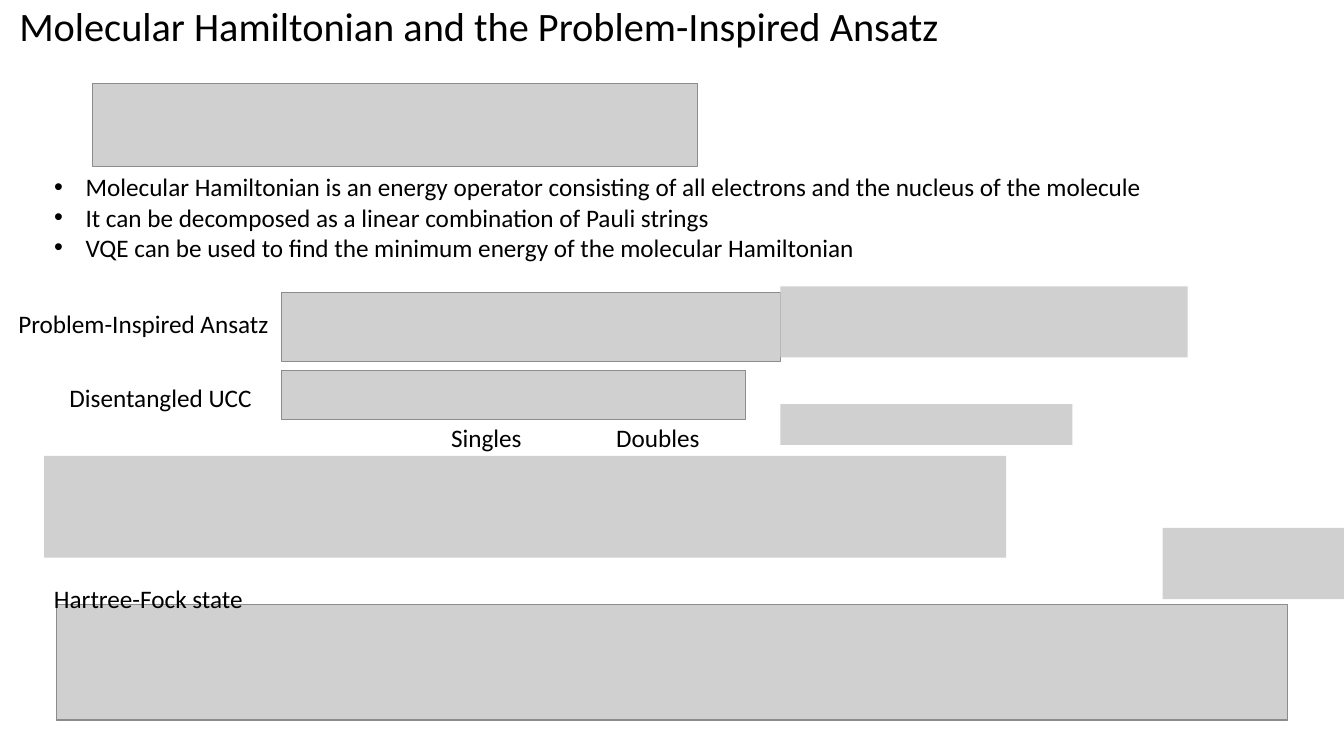
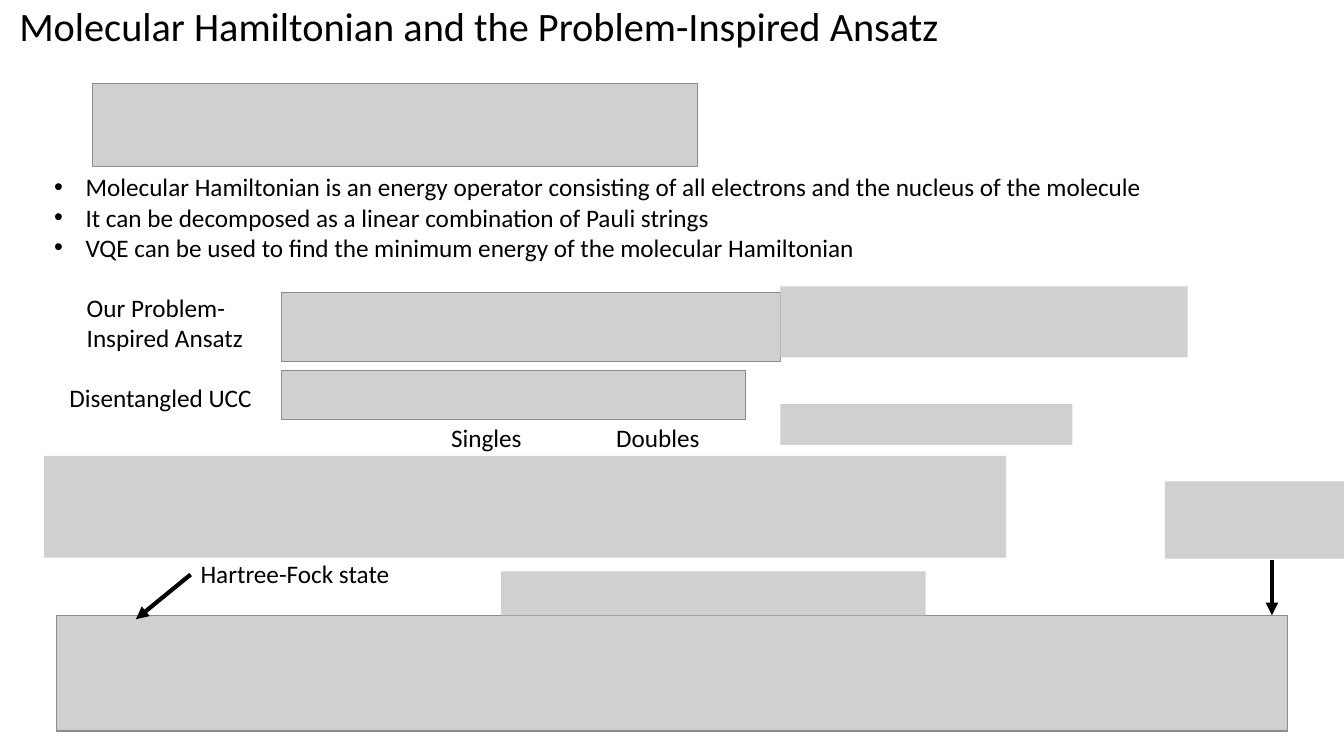
Before and after one commit to cheechonghian/Qanything_Chem_Project_Final, a slide deck: slide 3 of Qanything Results Presentation.pptx. Drawn at 1344x756 pixels with LibreOffice and Linux fonts; fonts in the diff are those of the drawing; grey boxes stand for pictures. Boxes give left, top, right and bottom in pixels: in the first picture for what was removed or moved away, otherwise in the second. Text is boxed around its words. In the diff, an @@ line names an element or a change of style, - is before the commit and + after.

```diff
--- a/Qanything Results Presentation.pptx
+++ b/Qanything Results Presentation.pptx
@@ text at bbox=[87, 299, 243, 351]: text changed @@
-Problem-Inspired Ansatz
+Our Problem-Inspired Ansatz
@@ picture: place and size @@
-picture at bbox=[1164, 528, 1344, 600]
+picture at bbox=[1166, 482, 1344, 560]
@@ text "Hartree-Fock state" rewrapped from bbox=[54, 587, 242, 614] to bbox=[201, 565, 389, 584] @@
@@ arrow added from (1272, 560) to (1272, 615), #000000 3 pt @@
@@ arrow added from (191, 575) to (136, 619), #000000 3 pt @@
@@ picture added at bbox=[501, 572, 926, 616] @@
@@ picture: place and size @@
-picture at bbox=[56, 605, 1288, 720]
+picture at bbox=[56, 615, 1288, 730]
@@ picture: place and size @@
-picture at bbox=[56, 606, 1288, 721]
+picture at bbox=[56, 617, 1288, 732]
```
Also in this commit, not shown: 8 other slides changed, 3 slides added, 2 slides removed, 1 other file.
